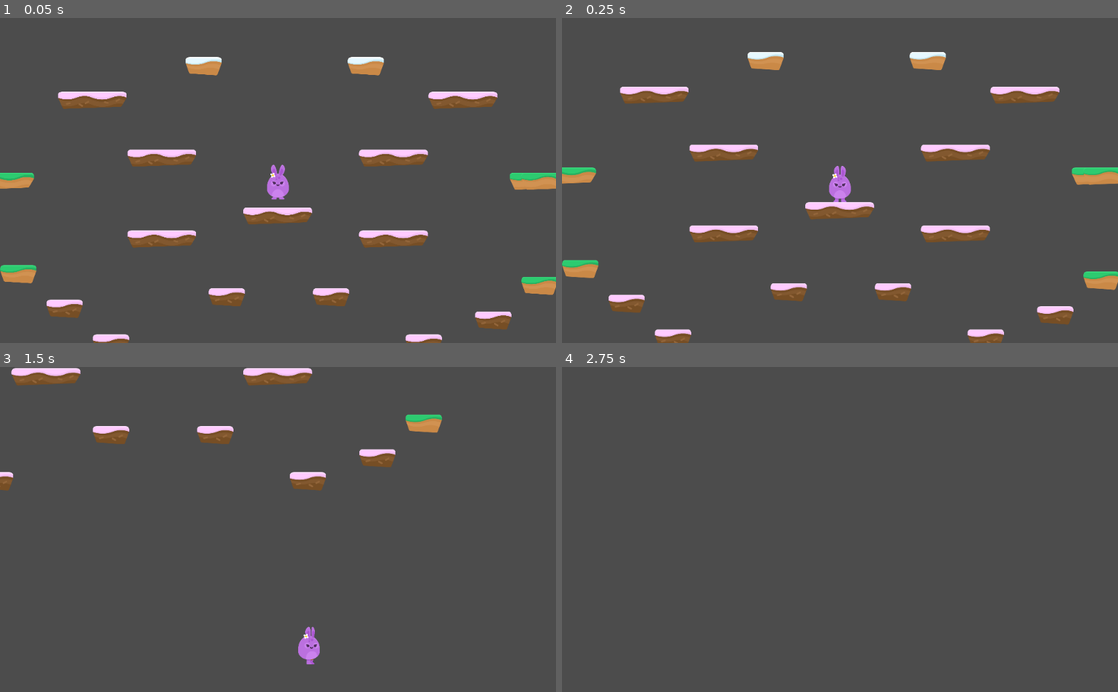
Above: before the commit, frames 1-4 (two rows, left to right).
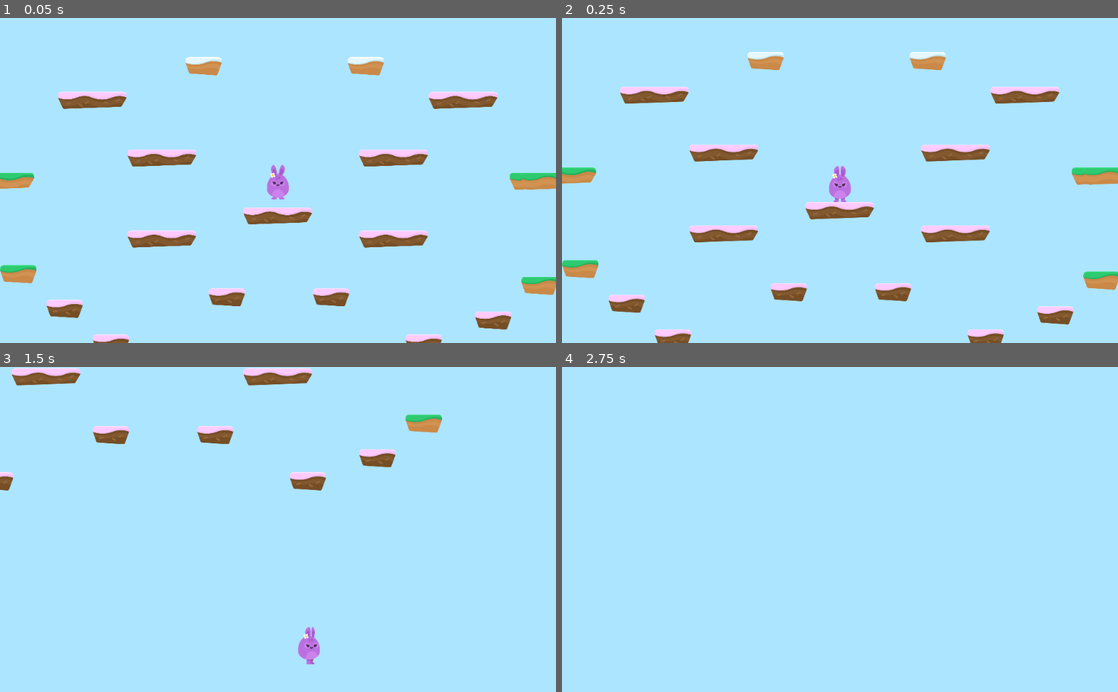
Above: after the commit, the same moments.

Repository: alexandrepeluchi/godot-udemy
Game: Godot game, scene res://Levels/Level1.tscn
The game is run twice, just before and just after one commit, with the same random seed, the same clock (stepped at 60 frames per second) and the same inputs.
Inputs:
- Up to frame 1 (0.05 s): no input
- Up to frame 2 (0.25 s): no input
- Up to frame 3 (1.5 s): hold D (right) from 0.53 s (still down); tap W (jump) at 0.77 s
- Up to frame 4 (2.75 s): tap W (jump) at 1.52 s; release D (right) at 2.03 s; hold A (left) from 2.03 s (still down)

The runs differ from the first frame. In frame 1, 92% of the frame differs, in the area x 0-100%, y 0-100%; in frame 2, 92%; in frame 3, 97%; in frame 4, 100%.

Commit message:
Parallax na camera2D do jogador

Diff:
--- a/Hoppy Days/Player/Player.tscn
+++ b/Hoppy Days/Player/Player.tscn
@@ -1,7 +1,11 @@
-[gd_scene load_steps=4 format=2]
+[gd_scene load_steps=8 format=2]
 
 [ext_resource path="res://Player/PlayerAnimation.tscn" type="PackedScene" id=1]
 [ext_resource path="res://Player/Player.gd" type="Script" id=2]
+[ext_resource path="res://GFX/Background/bg_layer1.png" type="Texture" id=3]
+[ext_resource path="res://GFX/Background/bg_layer2.png" type="Texture" id=4]
+[ext_resource path="res://GFX/Background/bg_layer4.png" type="Texture" id=5]
+[ext_resource path="res://GFX/Background/bg_layer3.png" type="Texture" id=6]
 
 [sub_resource type="CapsuleShape2D" id=1]
 radius = 60.1335
@@ -25,4 +29,55 @@
 current = true
 zoom = Vector2( 3, 3 )
 smoothing_enabled = true
+
+[node name="ParallaxBackground" type="ParallaxBackground" parent="Camera2D"]
+scroll_base_offset = Vector2( 0, -1000 )
+scroll_ignore_camera_zoom = true
+
+[node name="ParallaxLayer" type="ParallaxLayer" parent="Camera2D/ParallaxBackground"]
+motion_mirroring = Vector2( 2048, 2048 )
+
+[node name="TextureRect" type="TextureRect" parent="Camera2D/ParallaxBackground/ParallaxLayer"]
+margin_right = 40.0
+margin_bottom = 40.0
+texture = ExtResource( 3 )
+__meta__ = {
+"_edit_use_anchors_": false
+}
+
+[node name="ParallaxLayer2" type="ParallaxLayer" parent="Camera2D/ParallaxBackground"]
+motion_scale = Vector2( 0.25, 1 )
+motion_mirroring = Vector2( 2048, 0 )
+
+[node name="TextureRect" type="TextureRect" parent="Camera2D/ParallaxBackground/ParallaxLayer2"]
+margin_right = 40.0
+margin_bottom = 40.0
+texture = ExtResource( 4 )
+__meta__ = {
+"_edit_use_anchors_": false
+}
+
+[node name="ParallaxLayer3" type="ParallaxLayer" parent="Camera2D/ParallaxBackground"]
+motion_scale = Vector2( 0.5, 1 )
+motion_mirroring = Vector2( 2048, 0 )
+
+[node name="TextureRect" type="TextureRect" parent="Camera2D/ParallaxBackground/ParallaxLayer3"]
+margin_right = 40.0
+margin_bottom = 40.0
+texture = ExtResource( 6 )
+__meta__ = {
+"_edit_use_anchors_": false
+}
+
+[node name="ParallaxLayer4" type="ParallaxLayer" parent="Camera2D/ParallaxBackground"]
+motion_scale = Vector2( 0.75, 1 )
+motion_mirroring = Vector2( 2048, 0 )
+
+[node name="TextureRect" type="TextureRect" parent="Camera2D/ParallaxBackground/ParallaxLayer4"]
+margin_right = 40.0
+margin_bottom = 40.0
+texture = ExtResource( 5 )
+__meta__ = {
+"_edit_use_anchors_": false
+}
 [connection signal="animate" from="." to="PlayerAnimation" method="_on_Player_animate"]
